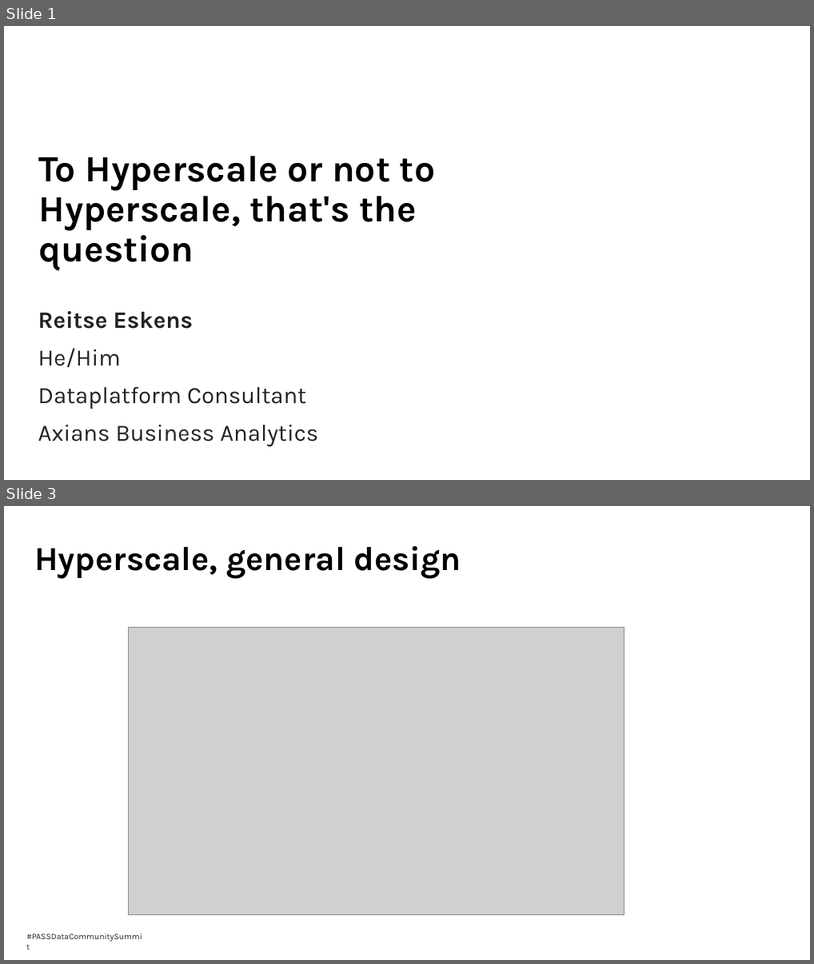
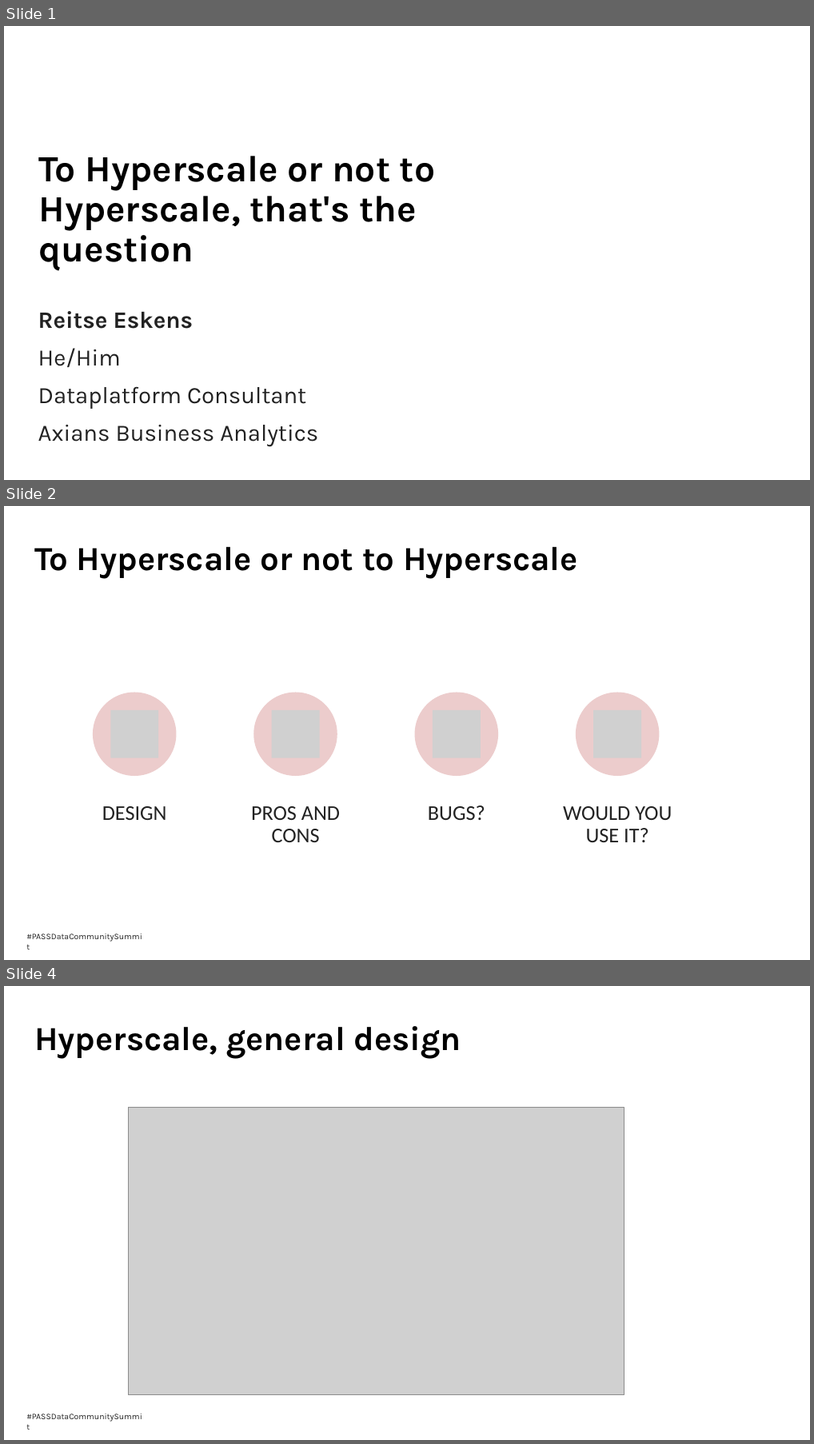
Before and after one commit to reitse/Speaking, a slide deck: 10-2021 Pass Summit/To Hyperscale or not to Hyperscale, that's.pptx. Shown one above the other, each under a label of ours: slides 1 and 3 before the commit, slides 1, 2 and 4 after it; the slides between them are not shown. The pictures are 814x964 and 814x1444 pixels, drawn with LibreOffice and Linux fonts; fonts in the diff are those of the drawing; grey boxes stand for pictures; background and template pictures are left out. Boxes give left, top, right and bottom in pixels: in the first picture for what was removed or moved away, otherwise in the second. Text is boxed around its words. In the diff, an @@ line names an element or a change of style, - is before the commit and + after.

```diff
--- a/10-2021 Pass Summit/To Hyperscale or not to Hyperscale, that's.pptx
+++ b/10-2021 Pass Summit/To Hyperscale or not to Hyperscale, that's.pptx
@@ slide 2 added at box(4, 506, 810, 960), background #FFFFFF; not listed: 1 template element that a slide beside it also shows @@
@@ title added at box(34, 547, 578, 579), 40 pt, text #000000, bold @@
+To Hyperscale or not to Hyperscale
@@ group added at box(93, 692, 672, 842): 4 ellipses, 4 pictures, 4 texts @@
+DESIGN
+PROS AND CONS
+BUGS?
+WOULD YOU USE IT?
@@ what was slide 3 is now slide 4 @@
```
Also in this commit, not shown: 3 slides changed, 4 other slides added, 10 other files.
